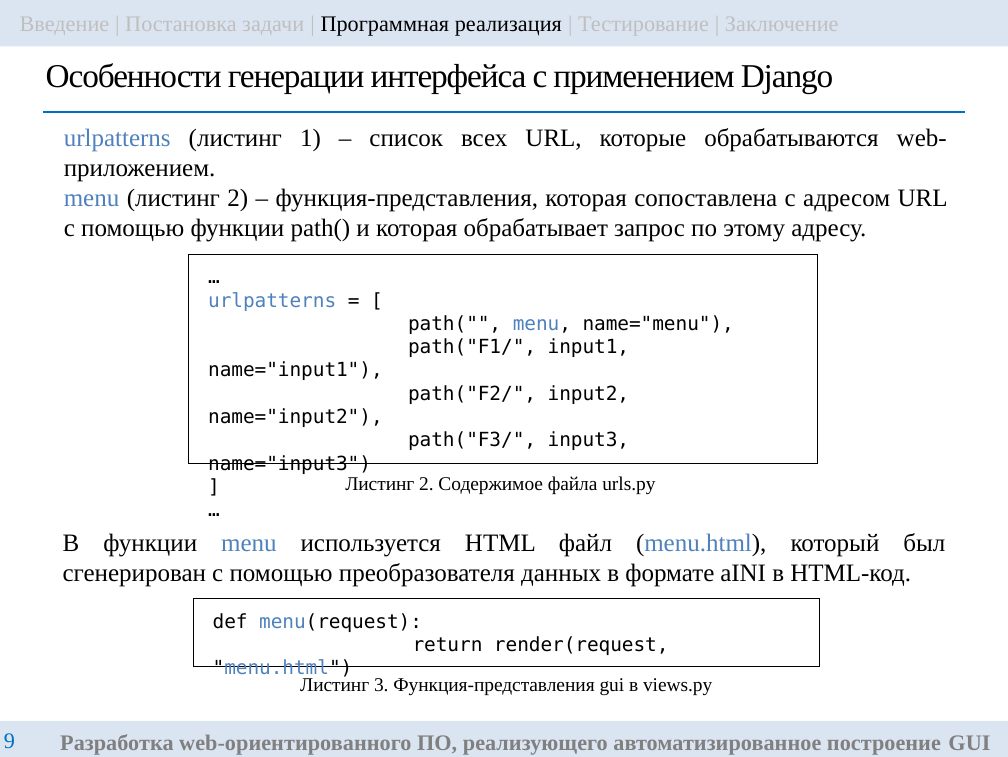
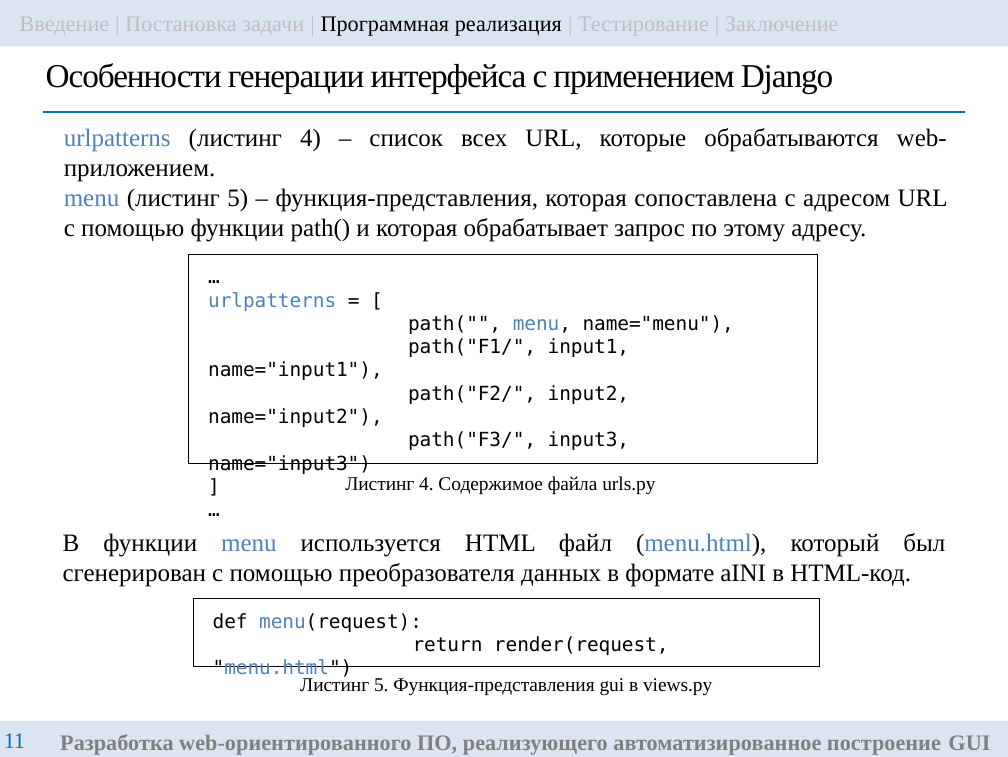
Before and after one commit to ITesserakt/Kodept, a slide deck: slide 11 of 04 - ВКРы/2022-2023 - Разр.библ.функций на языке Python автомат.построения GUI/rndhpc_vkr_pres_gui_2023_83_VasilyanA.pptx (slide 9 before the commit). Drawn at 1008x757 pixels with LibreOffice and Linux fonts; fonts in the diff are those of the drawing. Boxes give left, top, right and bottom in pixels: in the first picture for what was removed or moved away, otherwise in the second. Text is boxed around its words. In the diff, an @@ line names an element or a change of style, - is before the commit and + after.

```diff
--- a/04 - ВКРы/2022-2023 - Разр.библ.функций на языке Python автомат.построения GUI/rndhpc_vkr_pres_gui_2023_83_VasilyanA.pptx
+++ b/04 - ВКРы/2022-2023 - Разр.библ.функций на языке Python автомат.построения GUI/rndhpc_vkr_pres_gui_2023_83_VasilyanA.pptx
@@ text at <box>64,128,948,242</box>: text changed @@
-urlpatterns (листинг 1) – список всех URL, которые обрабатываются web-приложением.
-menu (листинг 2) – функция-представления, которая сопоставлена с адресом URL с помощью функции path() и которая обрабатывает запрос по этому адресу.
+urlpatterns (листинг 4) – список всех URL, которые обрабатываются web-приложением.
+menu (листинг 5) – функция-представления, которая сопоставлена с адресом URL с помощью функции path() и которая обрабатывает запрос по этому адресу.
@@ text at <box>345,476,655,494</box>: text changed @@
-Листинг 2. Содержимое файла urls.py
+Листинг 4. Содержимое файла urls.py
@@ text at <box>300,676,712,695</box>: text changed @@
-Листинг 3. Функция-представления gui в views.py
+Листинг 5. Функция-представления gui в views.py
@@ page number at <box>4,733,25,748</box>: text changed @@
-9
+11
```
Also in this commit, not shown: 7 other slides changed, 2 slides added, 4 other files.
